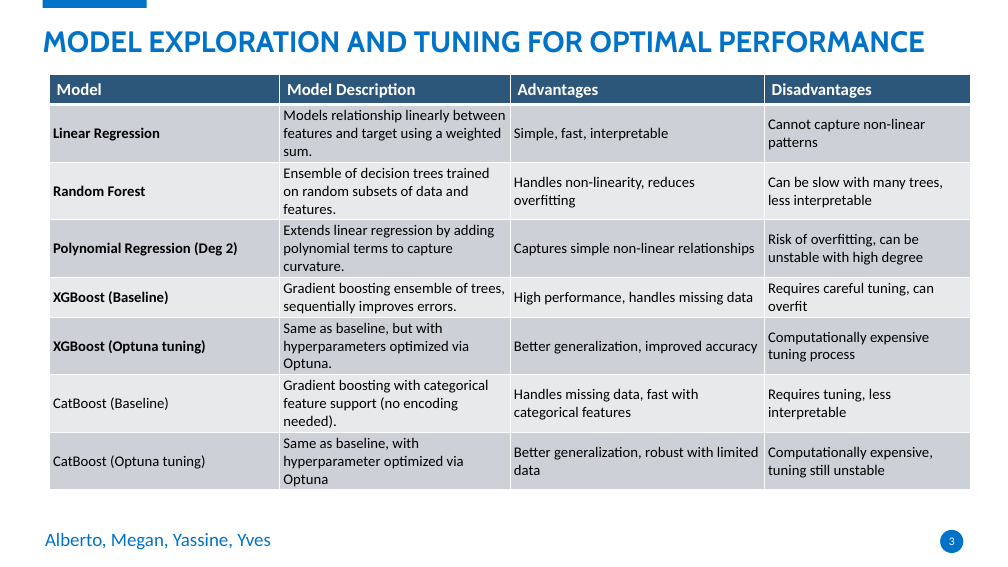
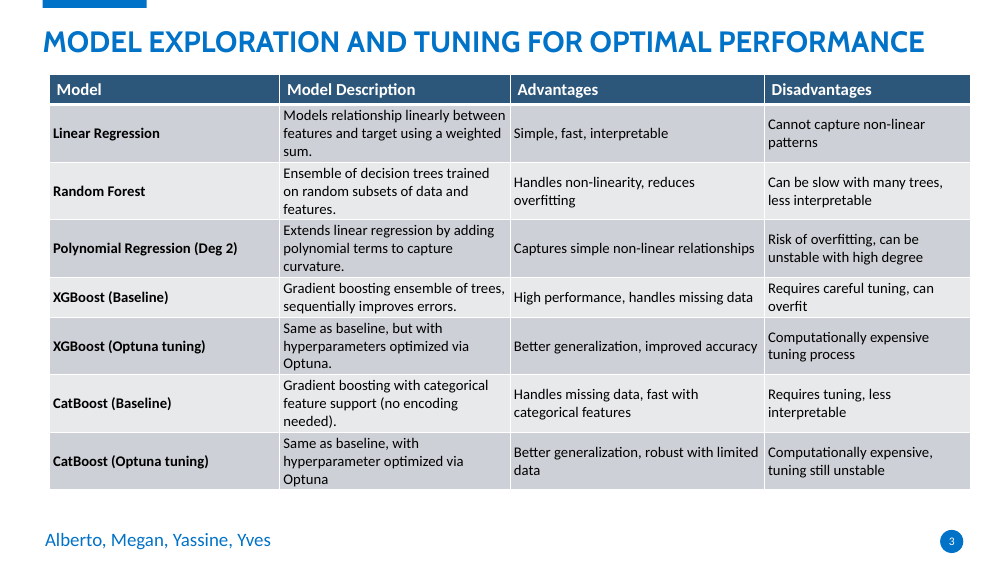
Before and after one commit to meganmarchale/real-estate-price-predictor, a slide deck: slide 3 of deck/02. Immobweb - Machine Learning.pptx. Drawn at 1008x567 pixels with LibreOffice and Linux fonts; fonts in the diff are those of the drawing. Boxes give left, top, right and bottom in pixels: in the first picture for what was removed or moved away, otherwise in the second. Text is boxed around its words. In the diff, an @@ line names an element or a change of style, - is before the commit and + after.

```diff
--- a/deck/02. Immobweb - Machine Learning.pptx
+++ b/deck/02. Immobweb - Machine Learning.pptx
@@ table at [49,74,972,491] @@
@@ bold on in "CatBoost (Baseline)", "CatBoost (Optuna tuning)" @@
```
Also in this commit, not shown: 1 other slide changed.
